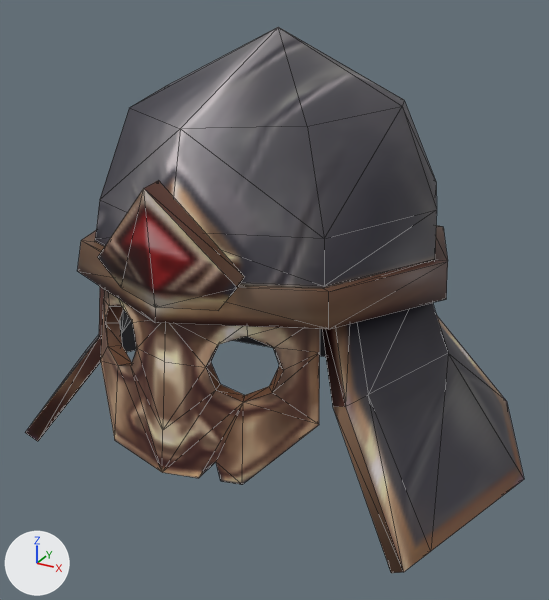
A saved change to the glTF model Assets/Hats/Helmet_Grade_04.glb.
One viewpoint serves both versions: a camera (50 mm lens) standing at (3.46, -6.65, 3.39) and looking at (0.05, -0.45, 0.29). The lights are fixed; the arrows at lower left show +X, +Y and +Z. The picture after the commit comes second. Mesh edges are drawn as thin lines. Vertices at exactly the same position are counted once.

The older version as bpy lines, for what is in view:
```python
me_cube_011 = bpy.data.meshes.new('Cube.011')
me_cube_011.from_pydata(...)  # 230 vertices, 452 faces; spans x -2.65..2.69, y -2.39..1.93, z -1.48..2.89
me_cube_011.materials.append(mat_m_hats_01)  # picture img_atlas2
# before: 72 (0.02, -2.09, 1.49)
ob_helmet_grade_04 = bpy.data.objects.new('Helmet_Grade_04', me_cube_011)
ob_helmet_grade_04.location = (0.0, 0.0, 0.0)
```
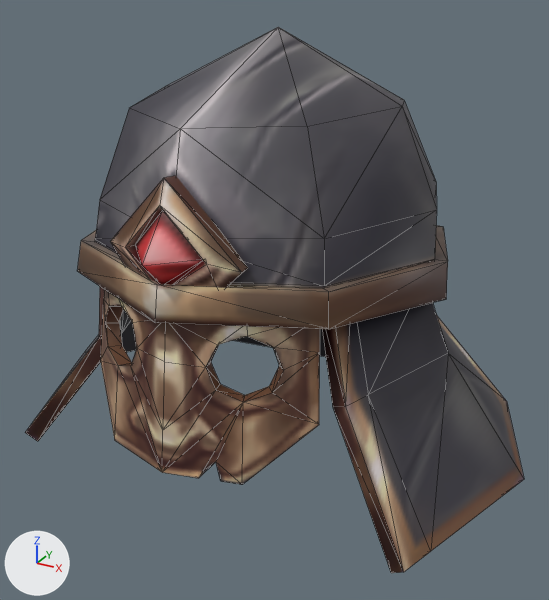
What the commit changed:
me_cube_011 is used by ob_helmet_grade_04; location (0.0, 0.0, 0.0).
Verts and faces of me_cube_011; kept vertices keep their numbers, new ones are numbered from 230.
me_cube_011 had 230 vertices, 452 faces and spanned x -2.65..2.69, y -2.39..1.93, z -1.48..2.89.
me_cube_011 now has 240 vertices, 472 faces and spans x -2.65..2.69, y -2.45..1.93, z -1.48..2.89.
me_cube_011 part 1: the loose piece of 12 vertices spanning x -0.66..0.69, y -2.37..-1.98, z 0.94..1.93 is rebuilt with 22 vertices and now spans x -0.63..0.66, y -2.45..-1.9, z 1.04..1.93.
Part 2, on me_cube_011:
Vertex 72 moves to (0.02, -2.09, 1.44).
me_cube_011 part 3: 2 kept faces spanning x 1.21..2.09, y -2.01..-1.52, z -1.17..0.03 get new texture (UV) coordinates.

Where the change shows, as pixel boxes (x1, y1, x2, y2) in the pictures (549 x 600 px; the box of a moved part takes in the faces that stretch with it):
part 1 of me_cube_011, rebuilt (14% shorter)
    before: (98, 180, 244, 311)
    after: (110, 176, 248, 288)
part 2 of me_cube_011, moved or reshaped
    both: (95, 129, 324, 286)
part 3 of me_cube_011, surface changed
    both: (333, 407, 399, 571)
